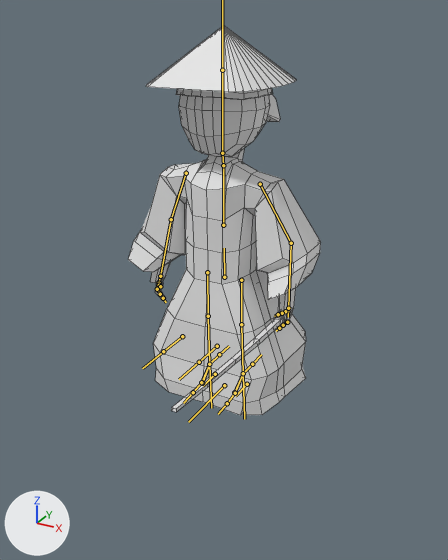
One commit to the FBX model Map/Assets/Models/Yamato_samurai_advanced/Yamato_samurai_advanced.fbx: the scene before it, then after it.
One viewpoint serves both versions: a 50 mm lens placed at (11.96, -21.81, 16.34), pointed at (1.2, -2.25, 6.56). The axes (+X, +Y, +Z) are drawn at lower left. The lights are the same throughout. Both versions are drawn at frame 1 of the action 'Armature|Untitled'; the numbers are the values there. The bones that bend it are drawn over the model as lines. Mesh edges are drawn as thin lines.

Names of what the first picture shows: 'Samurai Advanced'.
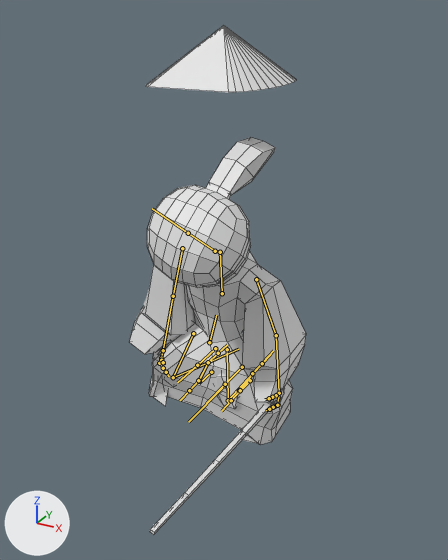
Boxes [x1, y1, x2, y2] around the edits, measured in the pictures (448 x 560 px):
```json
{"object": "Samurai Advanced", "change": "posed", "before": [128, 26, 321, 415], "after": [129, 26, 306, 534], "on screen": "8% narrower, 31% taller"}
{"bone": "Abdomen", "before": "(224, 277) to (224, 248)", "after": "(209, 342) to (216, 315)"}
{"bone": "Pecho", "before": "(223, 225) to (223, 163)", "after": "(222, 293) to (220, 250)"}
{"bone": "Cuello", "before": "(223, 165) to (222, 153)", "after": "(220, 252) to (215, 251)"}
{"bone": "Brazo.L", "before": "(260, 184) to (291, 243)", "after": "(256, 279) to (276, 335)"}
{"bone": "Antebrazo.L", "before": "(291, 243) to (288, 308)", "after": "(276, 335) to (279, 393)"}
{"bone": "Mano.L", "before": "(288, 308) to (288, 317)", "after": "(279, 393) to (278, 401)"}
{"bone": "Brazo.R", "before": "(186, 173) to (171, 219)", "after": "(182, 248) to (173, 296)"}
{"bone": "Antebrazo.R", "before": "(171, 219) to (160, 276)", "after": "(173, 296) to (163, 350)"}
{"bone": "Femur.L", "before": "(241, 280) to (241, 324)", "after": "(227, 349) to (228, 400)"}
{"bone": "Tibia.L", "before": "(241, 324) to (243, 373)", "after": "(228, 400) to (252, 373)"}
{"bone": "Femur.R", "before": "(207, 272) to (208, 316)", "after": "(193, 333) to (173, 377)"}
{"bone": "Tibia.R", "before": "(208, 316) to (209, 364)", "after": "(173, 377) to (208, 362)"}
{"bone": "Pierna_Control.L", "before": "(247, 384) to (235, 396)", "after": "(250, 380) to (238, 393)"}
{"bone": "Pierna_Control.R", "before": "(215, 374) to (203, 386)", "after": "(211, 372) to (199, 383)"}
```

Edits to the scene script, one JSON object a line:
```json
{"block": "bone_abdomen", "where": "bone_abdomen = bpy.data.objects['Armature'].pose.bones['Abdomen']  # child of 'Root'"}
{"op": "set", "path": "bone_abdomen.location", "old": "(0.0, 0.0, 0.0)", "new": "(0.0, -2.53, -1.43)"}
{"op": "set", "path": "bone_abdomen.rotation_quaternion", "old": "(1.0, 0.0, 0.0, 0.0)", "new": "(0.993, 0.072, 0.004, 0.099)", "note": "degrees (0, 0, 0) -> degrees (8, 0, 11)"}
{"block": "bone_pecho", "where": "bone_pecho = bpy.data.objects['Armature'].pose.bones['Pecho']  # child of 'Abdomen'"}
{"op": "set", "path": "bone_pecho.rotation_quaternion", "old": "(1.0, 0.0, 0.0, 0.0)", "new": "(0.962, 0.274, -0.004, 0.0)", "note": "degrees (0, 0, 0) -> degrees (32, 0, 0)"}
{"block": "bone_cuello", "where": "bone_cuello = bpy.data.objects['Armature'].pose.bones['Cuello']  # child of 'Pecho'"}
{"op": "set", "path": "bone_cuello.rotation_quaternion", "old": "(1.0, 0.0, 0.0, 0.0)", "new": "(0.956, -0.29, -0.023, 0.029)", "note": "degrees (0, 0, 0) -> degrees (-34, -2, 4)"}
{"block": "bone_brazo_l", "where": "bone_brazo_l = bpy.data.objects['Armature'].pose.bones['Brazo.L']  # child of 'Pecho'"}
{"op": "set", "path": "bone_brazo_l.rotation_quaternion", "old": "(1.0, 0.0, 0.0, 0.0)", "new": "(0.984, -0.098, -0.005, -0.146)", "note": "degrees (0, 0, 0) -> degrees (-11, -2, -17)"}
{"block": "bone_antebrazo_l", "where": "bone_antebrazo_l = bpy.data.objects['Armature'].pose.bones['Antebrazo.L']  # child of 'Brazo.L'"}
{"op": "set", "path": "bone_antebrazo_l.rotation_quaternion", "old": "(1.0, 0.0, 0.0, 0.0)", "new": "(0.986, -0.058, -0.015, 0.155)", "note": "degrees (0, 0, 0) -> degrees (-7, -1, 18)"}
{"block": "bone_mano_l", "where": "bone_mano_l = bpy.data.objects['Armature'].pose.bones['Mano.L']  # child of 'Antebrazo.L'"}
{"op": "set", "path": "bone_mano_l.rotation_quaternion", "old": "(1.0, 0.0, 0.0, 0.0)", "new": "(0.995, 0.07, 0.001, -0.072)", "note": "degrees (0, 0, 0) -> degrees (8, 1, -8)"}
{"block": "bone_brazo_r", "where": "bone_brazo_r = bpy.data.objects['Armature'].pose.bones['Brazo.R']  # child of 'Pecho'"}
{"op": "set", "path": "bone_brazo_r.rotation_quaternion", "old": "(1.0, 0.0, 0.0, 0.0)", "new": "(0.962, -0.246, 0.051, 0.108)", "note": "degrees (0, 0, 0) -> degrees (-28, 9, 11)"}
{"block": "bone_antebrazo_r", "where": "bone_antebrazo_r = bpy.data.objects['Armature'].pose.bones['Antebrazo.R']  # child of 'Brazo.R'"}
{"op": "set", "path": "bone_antebrazo_r.rotation_quaternion", "old": "(1.0, 0.0, 0.0, 0.0)", "new": "(0.994, -0.035, -0.035, -0.095)", "note": "degrees (0, 0, 0) -> degrees (-4, -4, -11)"}
{"block": "bone_femur_l", "where": "bone_femur_l = bpy.data.objects['Armature'].pose.bones['Femur.L']  # child of 'Abdomen'"}
{"op": "set", "path": "bone_femur_l.rotation_quaternion", "old": "(1.0, 0.001, 0.005, -0.005)", "new": "(0.891, -0.289, -0.314, -0.155)", "note": "degrees (0, 1, -1) -> degrees (-33, -40, -7)"}
{"block": "bone_tibia_l", "where": "bone_tibia_l = bpy.data.objects['Armature'].pose.bones['Tibia.L']  # child of 'Femur.L'"}
{"op": "set", "path": "bone_tibia_l.rotation_quaternion", "old": "(1.0, -0.002, 0.0, 0.0)", "new": "(0.522, 0.593, -0.014, -0.613)", "note": "degrees (0, 0, 0) -> degrees (65, 45, -69)"}
{"block": "bone_femur_r", "where": "bone_femur_r = bpy.data.objects['Armature'].pose.bones['Femur.R']  # child of 'Abdomen'"}
{"op": "set", "path": "bone_femur_r.rotation_quaternion", "old": "(1.0, 0.001, -0.005, 0.005)", "new": "(0.803, -0.14, -0.565, 0.128)", "note": "degrees (0, -1, 1) -> degrees (-49, -61, 48)"}
{"block": "bone_tibia_r", "where": "bone_tibia_r = bpy.data.objects['Armature'].pose.bones['Tibia.R']  # child of 'Femur.R'"}
{"op": "set", "path": "bone_tibia_r.rotation_quaternion", "old": "(1.0, -0.002, 0.0, 0.0)", "new": "(0.573, 0.136, -0.022, -0.808)", "note": "degrees (0, 0, 0) -> degrees (11, 11, -108)"}
{"block": "bone_pierna_control_l", "where": "bone_pierna_control_l = bpy.data.objects['Armature'].pose.bones['Pierna_Control.L']  # child of 'Root'"}
{"op": "set", "path": "bone_pierna_control_l.location", "old": "(0.0, 0.0, 0.0)", "new": "(-0.15, 0.0, 0.23)"}
{"op": "set", "path": "bone_pierna_control_l.rotation_quaternion", "old": "(1.0, 0.0, 0.0, 0.0)", "new": "(0.978, 0.0, -0.208, 0.0)", "note": "degrees (0, 0, 0) -> degrees (0, -24, 0)"}
{"block": "bone_pierna_control_r", "where": "bone_pierna_control_r = bpy.data.objects['Armature'].pose.bones['Pierna_Control.R']  # child of 'Root'"}
{"op": "set", "path": "bone_pierna_control_r.location", "old": "(0.0, 0.0, 0.0)", "new": "(0.2, 0.0, 0.06)"}
{"op": "set", "path": "bone_pierna_control_r.rotation_quaternion", "old": "(1.0, 0.0, 0.0, 0.0)", "new": "(0.998, 0.0, -0.067, 0.0)", "note": "degrees (0, 0, 0) -> degrees (0, -8, 0)"}
```
